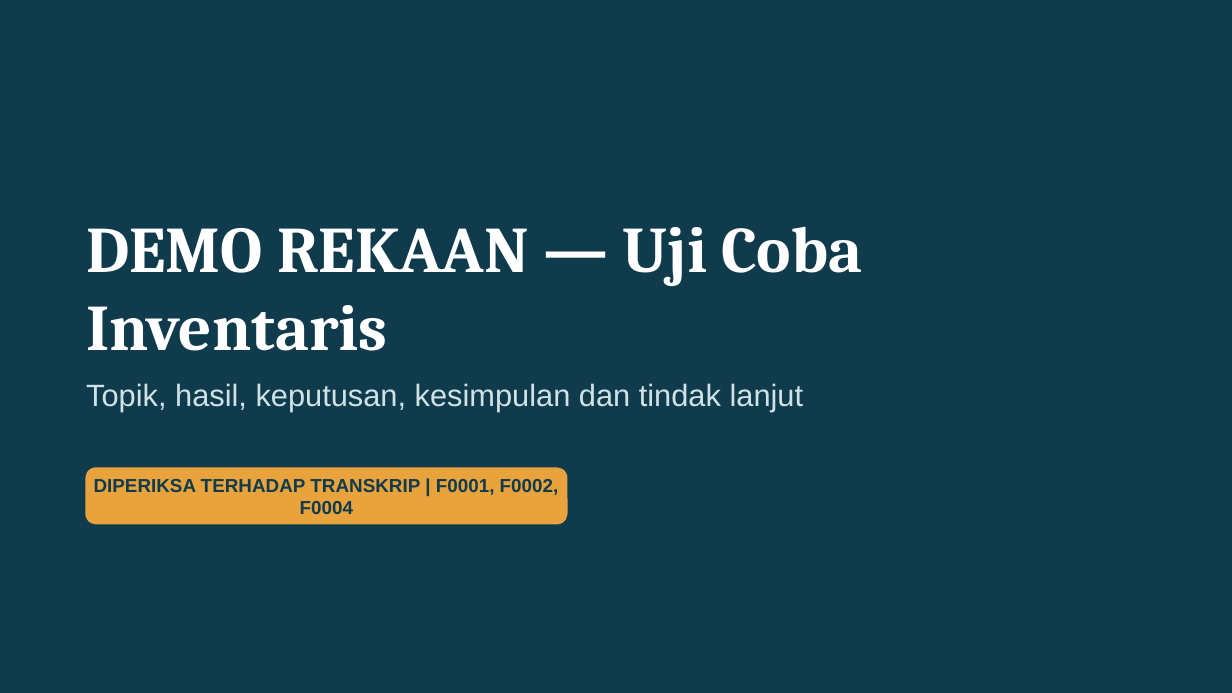
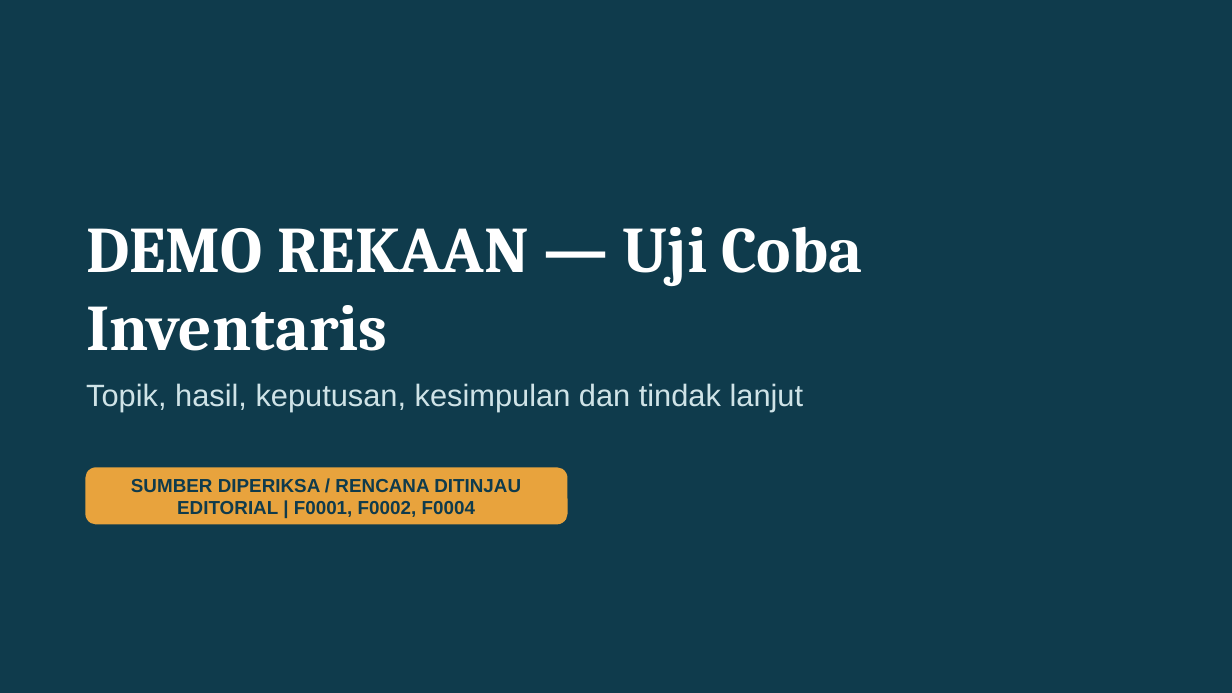
Before and after one commit to briannaufal211/personal-portfolio, a slide deck: slide 1 of assets/demo/n8n-presentation.pptx. Drawn at 1232x693 pixels with LibreOffice and Linux fonts; fonts in the diff are those of the drawing. Boxes give left, top, right and bottom in pixels: in the first picture for what was removed or moved away, otherwise in the second. Text is boxed around its words. In the diff, an @@ line names an element or a change of style, - is before the commit and + after.

Commit message:
Add Indonesian voiceover, full-screen n8n footage and editorially revised demo outputs

```diff
--- a/assets/demo/n8n-presentation.pptx
+++ b/assets/demo/n8n-presentation.pptx
@@ text at (131,479,521,517): text changed @@
-DIPERIKSA TERHADAP TRANSKRIP | F0001, F0002,
-F0004
+SUMBER DIPERIKSA / RENCANA DITINJAU
+EDITORIAL | F0001, F0002, F0004
```
Also in this commit, not shown: 12 other slides changed, 3 slides added, 10 slides removed, 8 other files.
